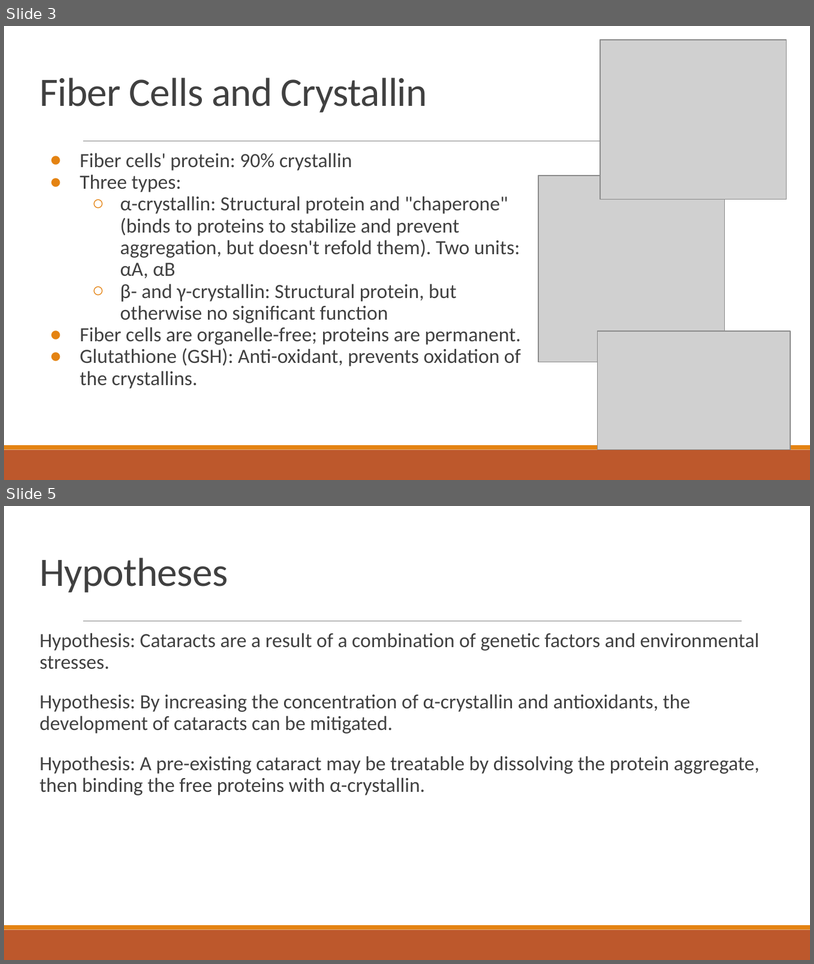
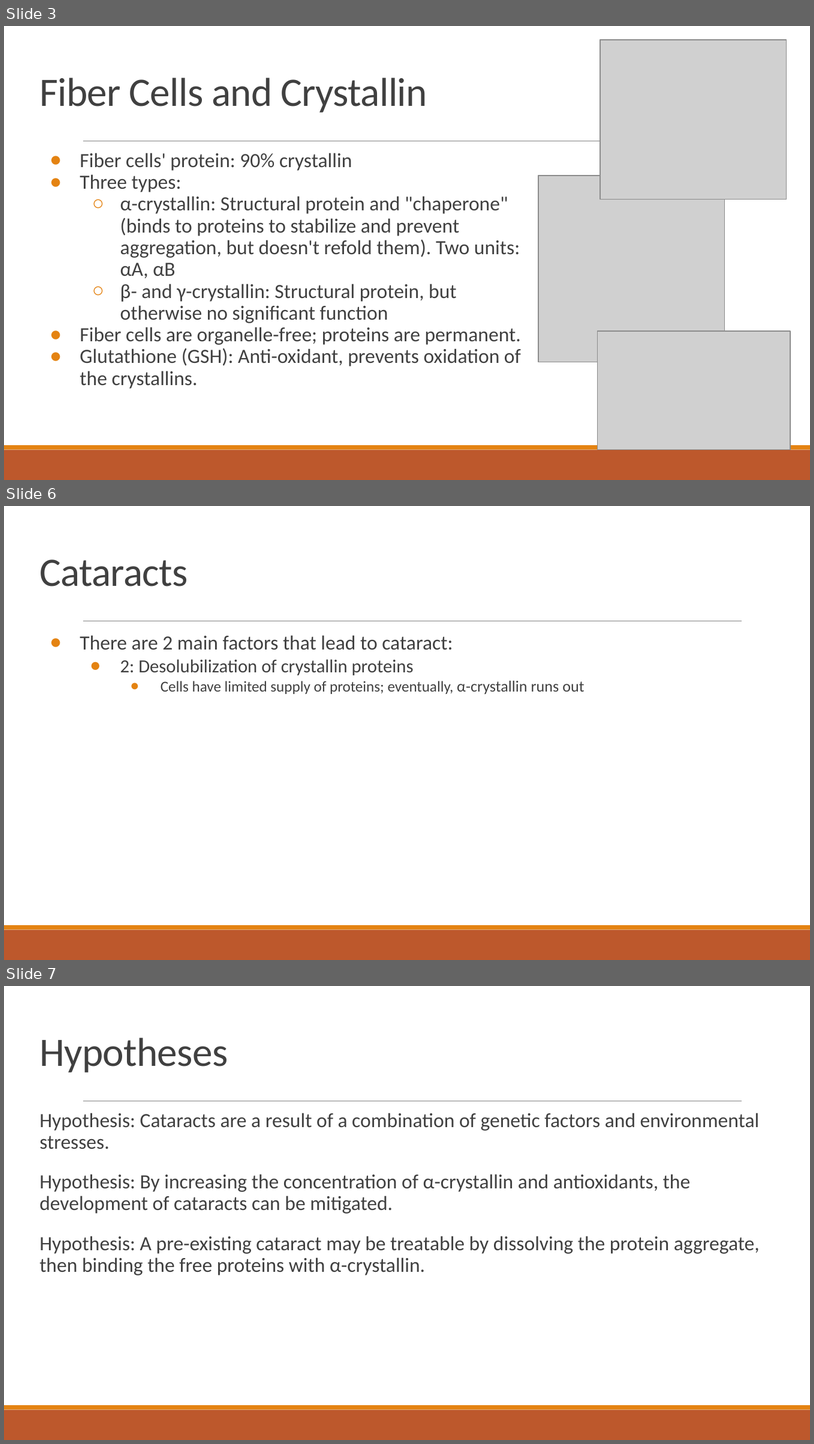
Before and after one commit to dyaom/REHS-2019, a slide deck: Cataract.pptx. Shown one above the other, each under a label of ours: slides 3 and 5 before the commit, slides 3, 6 and 7 after it; the slides between them are not shown. The pictures are 814x964 and 814x1444 pixels, drawn with LibreOffice and Linux fonts; fonts in the diff are those of the drawing; grey boxes stand for pictures. Boxes give left, top, right and bottom in pixels: in the first picture for what was removed or moved away, otherwise in the second. Text is boxed around its words. In the diff, an @@ line names an element or a change of style, - is before the commit and + after.

```diff
--- a/Cataract.pptx
+++ b/Cataract.pptx
@@ slide 6 added at (x1=4, y1=506, x2=810, y2=960), background #FFFFFF; not listed: 3 template elements that a slide beside it also shows @@
@@ title added at (x1=39, y1=559, x2=188, y2=586), 36 pt, text #404040 @@
+Cataracts
@@ text added at (x1=80, y1=635, x2=584, y2=694), 13.5 pt, text #404040 @@
+● There are 2 main factors that lead to cataract:
+  ● 2: Desolubilization of crystallin proteins
+    ● Cells have limited supply of proteins; eventually, α-crystallin runs out
@@ what was slide 5 is now slide 7 @@
```
Also in this commit, not shown: 1 slide changed, 1 other slide added, 1 other file.
